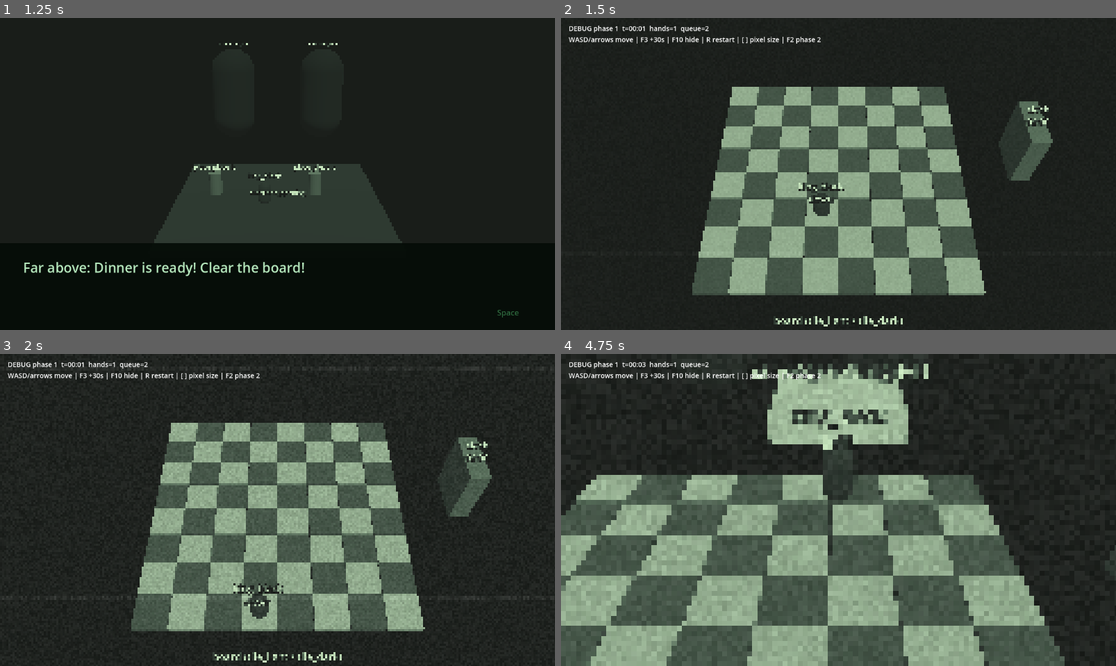
Above: before the commit, frames 1-4 (two rows, left to right).
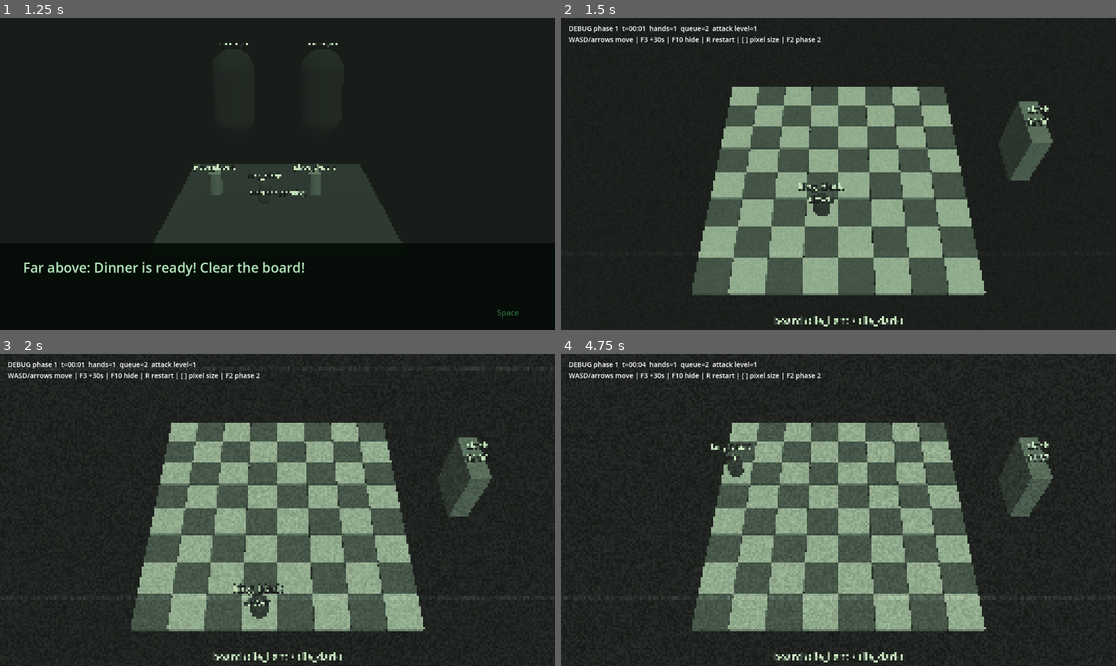
Above: after the commit, the same moments.

Repository: gitSQUASHed/chess--cosmic-horror
Game: Godot game, scene res://src/main.tscn
Same seed, same stepped clock (60 frames per second), same inputs: the game is played once before the commit and once after it.
Inputs:
- Up to frame 1 (1.25 s): tap Enter at 0.5 s; hold D (move_right) from 0.53 s (still down); hold Space (confirm) from 0.53 s (still down)
- Up to frame 2 (1.5 s): release D (move_right) at 1.28 s; release Space (confirm) at 1.28 s; hold S (move_down) from 1.28 s (still down); tap R at 1.35 s
- Up to frame 3 (2 s): keep holding S (move_down)
- Up to frame 4 (4.75 s): release S (move_down) at 2.03 s; hold D (move_right) 2.03-2.78 s; tap one key every 0.75 s from 2.1 s: Enter 1 2 3; hold W (move_up) 2.78-3.53 s; hold A (move_left) from 3.53 s (still down)

Frame 1 is identical in both runs. In frame 2, less than 0.1% of the frame differs, in the area x 27-36%, y 2-5%; in frame 3, less than 0.1%; in frame 4, 51%, in the area x 0-100%, y 0-100%.

Commit message:
[CORE] adjust enemy abilities

Diff:
--- a/src/actors/hands.gd
+++ b/src/actors/hands.gd
@@ -191,12 +191,8 @@
 					command.anchor = Vector2i(lane, 0)
 				_:
 					command.anchor = Vector2i(lane, board - 1)
-		"grab":
-			var radius := int(definition.size / 2.0)
-			command.anchor = Vector2i(
-				rng.randi_range(radius, board - radius - 1),
-				rng.randi_range(radius, board - radius - 1))
 		_:
+			# Walls and grabs: a line of `size` tiles, horizontal or vertical, inside the board.
 			command.horizontal = rng.randi_range(0, 1) == 0
 			var span_x := definition.size if command.horizontal else 1
 			var span_y := 1 if command.horizontal else definition.size
--- a/src/attacks/attack_catalogue.gd
+++ b/src/attacks/attack_catalogue.gd
@@ -31,14 +31,13 @@
 			definition.recovery = 0.35
 		"grab":
 			definition.asset_name = "grabbing"
-			definition.size = 5 if upgraded else 3
-			definition.is_circle = upgraded
+			definition.size = 3 if upgraded else 1
 			definition.telegraph_base = 0.92
 			definition.active_duration = 0.48
 			definition.recovery = 0.4
 		"wall":
 			definition.asset_name = "wall"
-			definition.size = 5 if upgraded else 3
+			definition.size = 3 if upgraded else 1
 			definition.telegraph_base = 0.7
 			definition.active_duration = 3.7
 			definition.recovery = 0.3
--- a/src/attacks/attack_definition.gd
+++ b/src/attacks/attack_definition.gd
@@ -13,9 +13,8 @@
 @export var level: int = 1
 ## Folder/model base name without the level suffix, e.g. "grabbing".
 @export var asset_name: String = ""
-## Width of a sweep, side of a grab, length of a wall or swipe, side of a void/punch area.
+## Width of a sweep, length of a grab, wall or swipe line, side of a void/punch area.
 @export var size: int = 1
-@export var is_circle: bool = false
 @export var telegraph_base: float = 0.7
 @export var active_duration: float = 1.0
 @export var recovery: float = 0.35
@@ -31,11 +30,6 @@
 
 ## Collision shape of the effect volume, centred on rest_position().
 func make_shape(command: HandCommand) -> Shape3D:
-	if kind == "grab" and is_circle:
-		var cylinder := CylinderShape3D.new()
-		cylinder.radius = size / 2.0
-		cylinder.height = VOLUME_HEIGHT
-		return cylinder
 	var box := BoxShape3D.new()
 	box.size = volume_size(command)
 	return box
@@ -48,7 +42,8 @@
 			if command.side == "left" or command.side == "right":
 				return Vector3(1.0, VOLUME_HEIGHT, size)
 			return Vector3(size, VOLUME_HEIGHT, 1.0)
-		"wall":
+		"wall", "grab":
+			# A line of `size` tiles starting at the anchor, horizontal or vertical.
 			return Vector3(size, VOLUME_HEIGHT, 1.0) if command.horizontal else Vector3(1.0, VOLUME_HEIGHT, size)
 		"swipe":
 			# Width across the sliding direction; the hand node is rotated to its heading.
@@ -73,11 +68,9 @@
 					return Vector3(lane_centre, 0.0, 0.5)
 				_:
 					return Vector3(lane_centre, 0.0, last)
-		"grab":
-			return Vector3(anchor.x + 0.5, 0.0, anchor.y + 0.5)
 		"swipe":
 			return command.start
-		"wall":
+		"wall", "grab":
 			var half := size / 2.0
 			if command.horizontal:
 				return Vector3(anchor.x + half, 0.0, anchor.y + 0.5)
--- a/src/phase1/phase1.gd
+++ b/src/phase1/phase1.gd
@@ -52,8 +52,8 @@
 	_hands.tick(delta)
 	_king.try_move(_grid_input())
 	Placeholders.set_subtitle(_clock, _format_time(Constants.PHASE_ONE_SECONDS - _director.elapsed))
-	_debug_label.text = "DEBUG phase 1  t=%s  hands=%d  queue=%d\nWASD/arrows move | F3 +30s | F10 hide | R restart | [ ] pixel size | F2 phase 2" % [
-		_format_time(_director.elapsed), _hands.hand_count(), _hands.queue_size()]
+	_debug_label.text = "DEBUG phase 1  t=%s  hands=%d  queue=%d  attack level=%d\nWASD/arrows move | F3 +30s | F10 hide | R restart | [ ] pixel size | F2 phase 2" % [
+		_format_time(_director.elapsed), _hands.hand_count(), _hands.queue_size(), _director.attack_level()]
 
 
 func _unhandled_input(event: InputEvent) -> void:
--- a/src/phase2/phase2.gd
+++ b/src/phase2/phase2.gd
@@ -111,7 +111,12 @@
 	command.anchor = target
 	if definition.kind == "wall":
 		command.horizontal = rng.randi_range(0, 1) == 0
-	elif definition.kind != "grab":
+	elif definition.kind == "grab":
+		# Centre the grab line on the target tile.
+		command.horizontal = rng.randi_range(0, 1) == 0
+		var half := int(definition.size / 2.0)
+		command.anchor = target - (Vector2i(half, 0) if command.horizontal else Vector2i(0, half))
+	else:
 		command.anchor = target - Vector2i(int(definition.size / 2.0), int(definition.size / 2.0))
 	command.origin = definition.rest_position(command) + Vector3(0.0, 8.0, 0.0)
 	return command
Not shown, changed: docs/plan/gameplay/enemy_curve.md
Not shown, changed: docs/plan/gameplay/enemy_mechanics.md
Not shown, changed: docs/plan/gameplay/phase_1_board_cleanup.md
